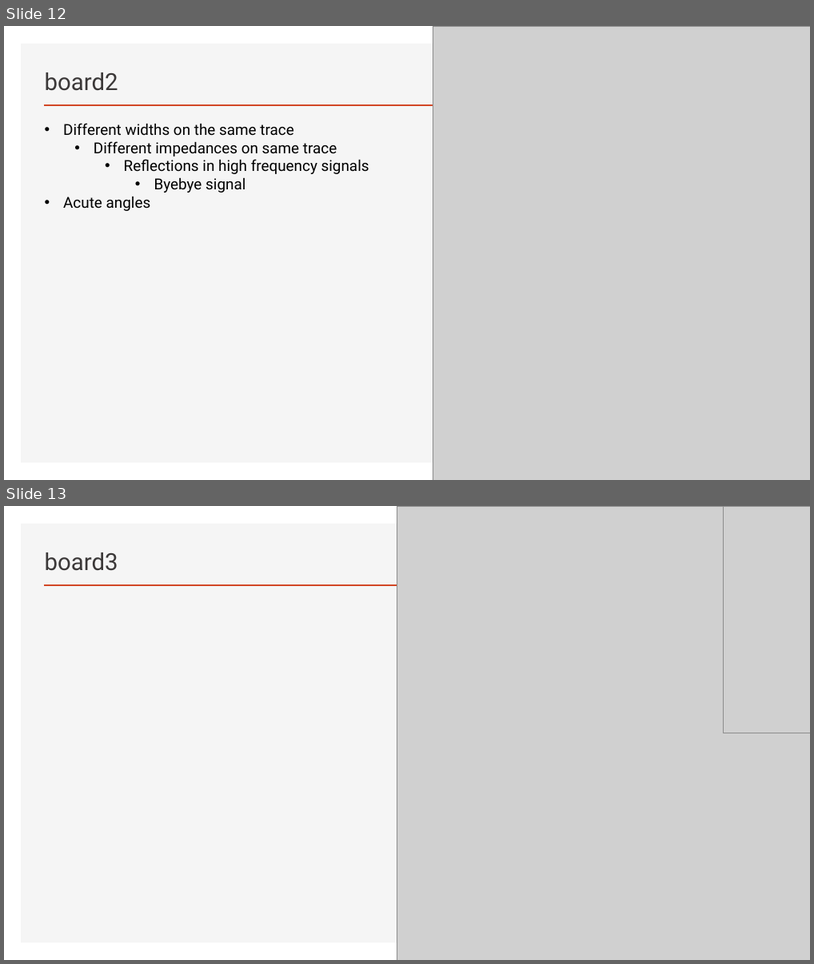
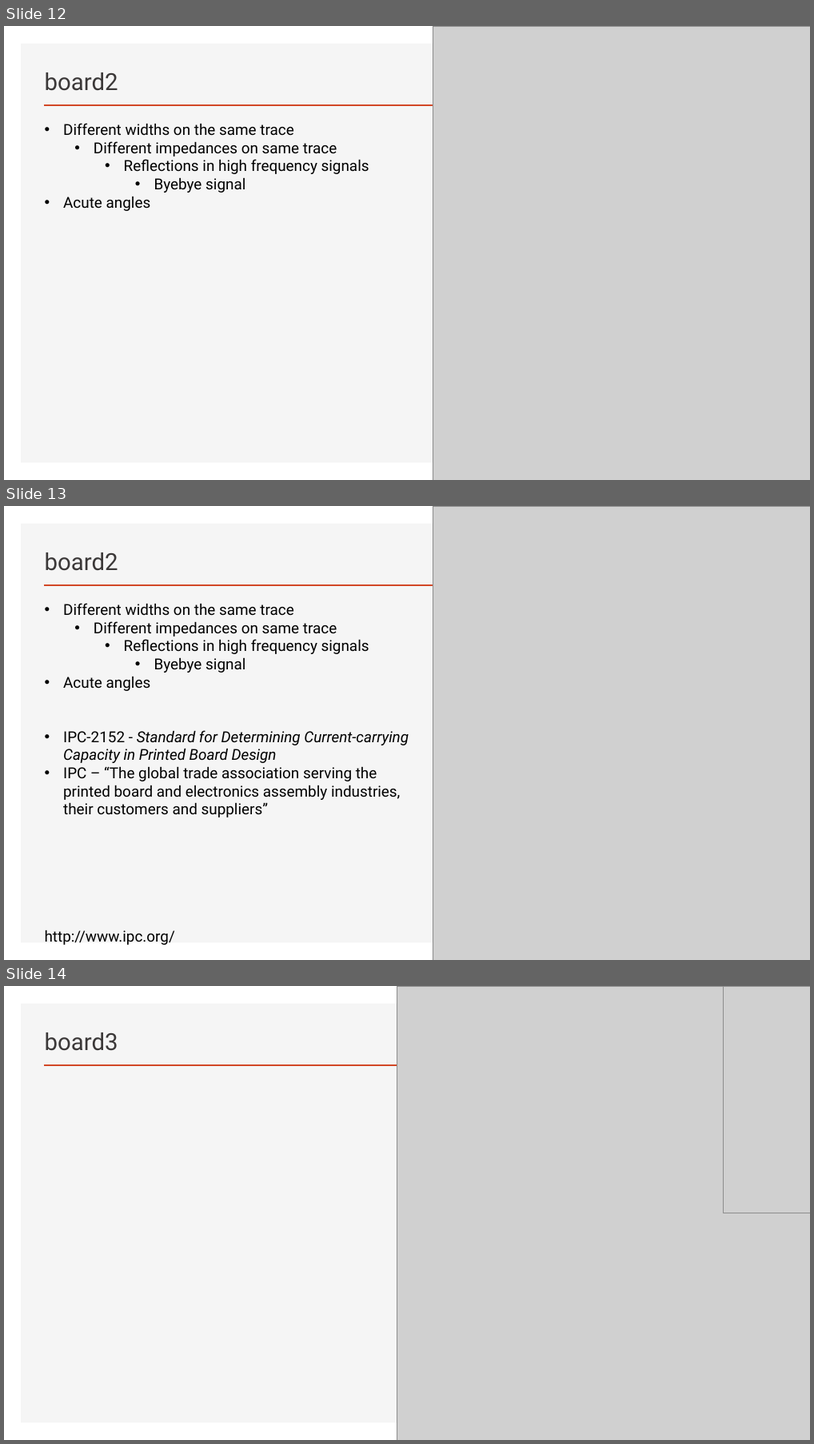
Before and after one commit to lab64makerspace/intro2PCBdesign, a slide deck: Examples/intro2PCBdesign-badboards.pptx. Shown one above the other, each under a label of ours: slides 12 and 13 before the commit, slides 12, 13 and 14 after it. The pictures are 814x964 and 814x1444 pixels, drawn with LibreOffice and Linux fonts; fonts in the diff are those of the drawing; grey boxes stand for pictures. Boxes give left, top, right and bottom in pixels: in the first picture for what was removed or moved away, otherwise in the second. Text is boxed around its words. In the diff, an @@ line names an element or a change of style, - is before the commit and + after.

```diff
--- a/Examples/intro2PCBdesign-badboards.pptx
+++ b/Examples/intro2PCBdesign-badboards.pptx
@@ slide 13 added at <box>4,506,810,960</box>, background #FFFFFF; not listed: 2 template elements that a slide beside it also shows @@
@@ picture added at <box>433,506,810,960</box> @@
@@ title added at <box>45,552,118,571</box>, 28 pt, text #3B3838 @@
+board2
@@ text added at <box>45,603,409,944</box>, 18 pt, text #000000 @@
+• Different widths on the same trace
+  • Different impedances on same trace
+    • Reflections in high frequency signals
+      • Byebye signal
+• Acute angles
+• IPC-2152 - Standard for Determining Current-carrying Capacity in Printed Board Design
+• IPC – “The global trade association serving the printed board and electronics assembly industries, their customers and suppliers”
+http://www.ipc.org/
@@ what was slide 13 is now slide 14 @@
```
Also in this commit, not shown: 3 other slides added.
